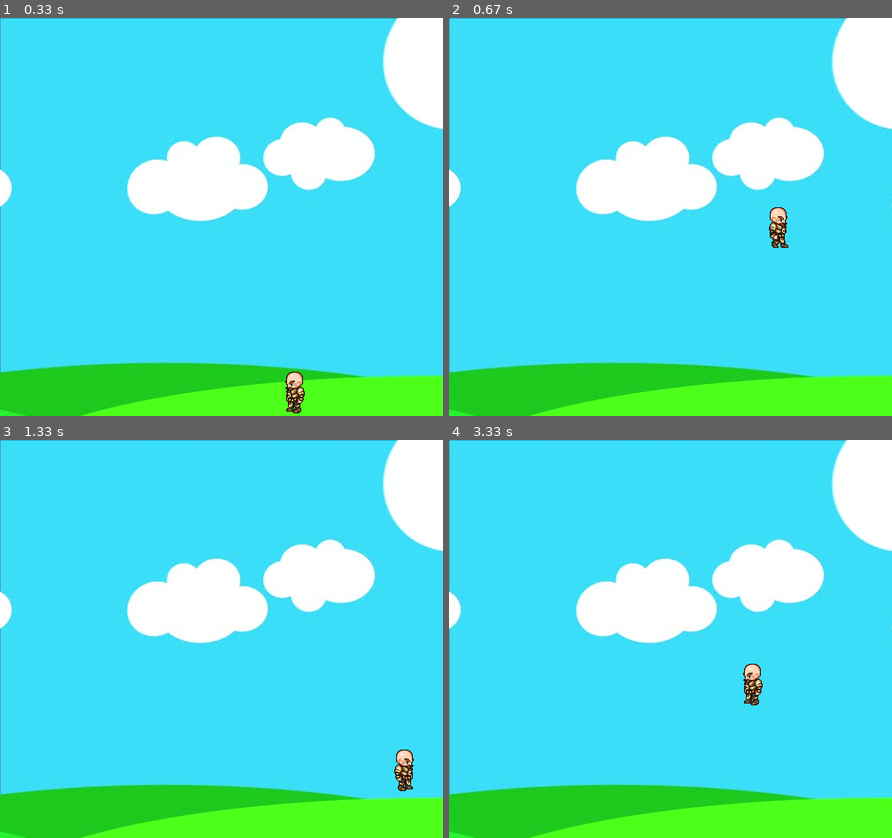
Above: before the commit, frames 1-4 (two rows, left to right).
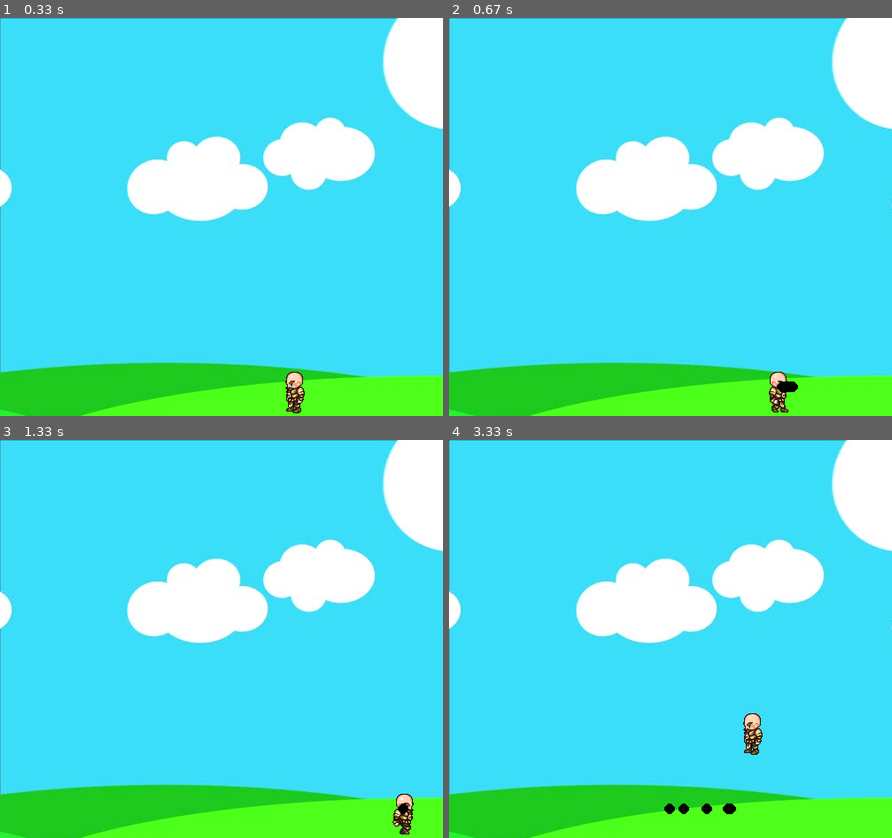
Above: after the commit, the same moments.

Repository: sagarrb1805/Basic-game-with-pygame
Game: pygame game, started from images/pygame3.py
The game is run twice, just before and just after one commit, with the same random seed, the same clock (stepped at 60 frames per second) and the same inputs.
Inputs:
- Up to frame 1 (0.33 s): no input
- Up to frame 2 (0.67 s): hold Space from 0.33 s (still down); hold Right from 0.33 s (still down)
- Up to frame 3 (1.33 s): release Space at 0.8 s; release Right at 0.8 s; hold Right 0.83-1.3 s; tap Space at 0.9, 1.2 s
- Up to frame 4 (3.33 s): hold Up 1.33-1.63 s; tap Space at 1.4, 1.73, 2.03, 2.23, 2.53, 2.8, 3.1, 3.23 s; hold Right 1.67-2.13 s; hold Left 2.17-2.7 s; hold Left 2.73-3.13 s; hold Up from 3.17 s (still down)

Frame 1 is identical in both runs. In frame 2, 0.8% of the frame differs, in the area x 72-79%, y 47-100%; in frame 3, 0.7%; in frame 4, 0.9%, in the area x 48-71%, y 56-94%.

Commit message:
added the shooting feature

Diff:
--- a/images/pygame3.py
+++ b/images/pygame3.py
@@ -67,17 +67,35 @@
 def redrawGameWindow():
     win.blit(bg, (0, 0))
     man.draw(win)
+    for bullet in bullets:
+        bullet.draw(win)
     pygame.display.update()
+
+bullets = []
 
 
 man = player(300, 385, 64, 64)
 run = True
 while run:
     keys = pygame.key.get_pressed()
+    for bullet in bullets:
+        if bullet.x < 500 and bullet.x > 0:
+            bullet.x += bullet.vel
+        else:
+            bullets.pop(bullets.index(bullet))
+
+    if keys[pygame.K_SPACE]:
+        if man.left:
+            facing = -1
+        else:
+            facing = 1
+        if len(bullets) < 5:
+            bullets.append(projectile(round(man.x + man.width // 2), round(man.y + man.height // 2), 6, (0,0,0), facing))
+
+
     if not man.isJump:
-        if keys[pygame.K_SPACE]:
+        if keys[pygame.K_UP]:
             man.isJump = True
-
             man.walkCount = 0
     else:
         if man.jumpCount >= -10:
